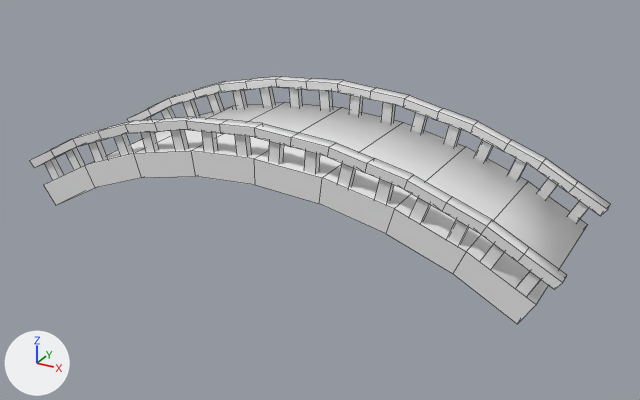
What one commit did to the FBX model Assets/Game/Art/Models/Props/Bridge/Bridge.fbx.
Rendered twice from a camera (50 mm lens) standing at (7.48, -12.92, 5.19) and looking at (0.4, -0.06, -1.24). The lights are fixed; the arrows at lower left show +X, +Y and +Z. Mesh edges are drawn as thin lines. Where no turn or scale is listed for an object, it has been applied to the vertices.

The older version as bpy lines, for what is in view:
```python
me_plano = bpy.data.meshes.new('Plano')
me_plano.from_pydata(...)  # 428 vertices, 390 faces; spans x -5.19..5.15, y -1.57..1.57, z -1.85..0.52
ob_bridge = bpy.data.objects.new('Bridge', me_plano)
ob_bridge.location = (0.0, 0.0, 0.0)
```
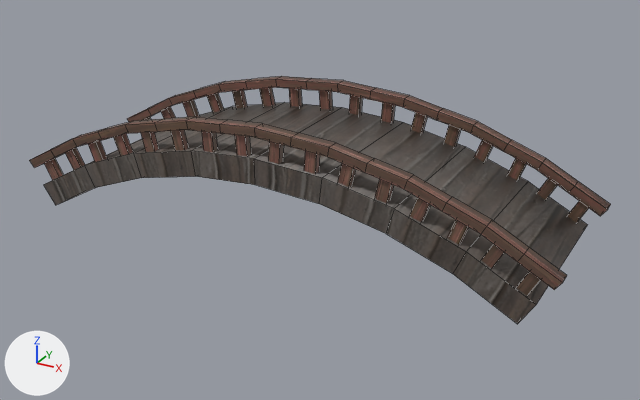
Where the newer file only moved an object's origin or applied its transform, the numbers keep the older frame.

Where the change shows, as pixel boxes [x1, y1, x2, y2] in the pictures (640 x 400 px):
'Bridge', recoloured: [29, 76, 611, 324] in both

Diff of the bpy script that builds the scene:
```diff
--- a/Assets/Game/Art/Models/Props/Bridge/Bridge.fbx.py
+++ b/Assets/Game/Art/Models/Props/Bridge/Bridge.fbx.py
@@ img_bridge_texture_png @@
+img_bridge_texture_png = load_image('bridge_texture.png', 'bridge_texture.png', 512, 512, 'sRGB')
@@ mat_material_001 @@
+mat_material_001 = principled_material('Material.001')
+mat_material_001.texture = img_bridge_texture_png
@@ me_plano @@
 me_plano.from_pydata(...)  # 428 vertices, 390 faces; spans x -5.19..5.15, y -1.57..1.57, z -1.85..0.52
+me_plano.materials.append(mat_material_001)  # picture img_bridge_texture_png
```
